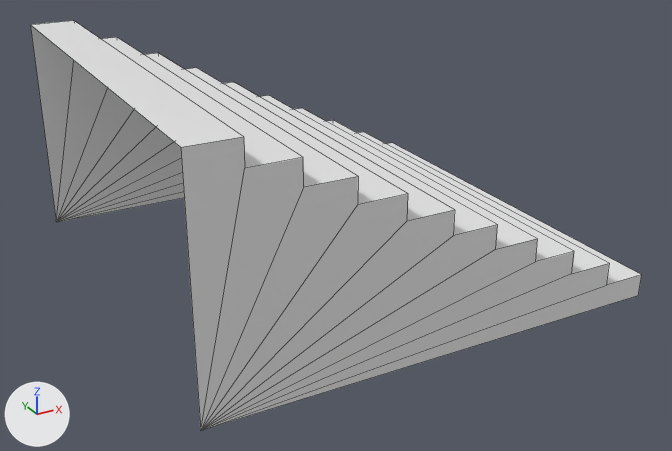
The FBX model Assets/Art/FBX/Environment/Slums/Floor/Enviornment_Floor_HalfStairs.fbx as it was, and as the next commit left it.
The view is the same before and after, from a camera (50 mm lens) standing at (-14.25, -12.43, 9.42) and looking at (-5.05, 4.3, 1.05). The axes (+X, +Y, +Z) are drawn at lower left. The lights are the same throughout. Mesh edges are drawn as thin lines. Where no turn or scale is listed for an object, it has been applied to the vertices.

Names of what the first picture shows: 'StairShort'.
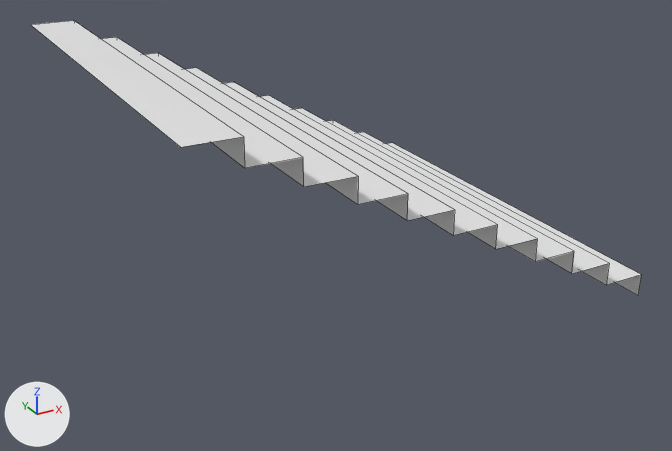
Where the newer file only moved an object's origin or applied its transform, the numbers keep the older frame.

Changed parts and their boxes (x1, y1, x2, y2) in the pictures (672 x 451 px):
'StairShort', reshaped (33% shorter)
    before: (31, 20, 641, 430)
    after: (32, 20, 641, 295)
part 1 of me_cube_004, deleted
    before: (181, 137, 641, 430)
part 2 of me_cube_004, deleted
    before: (31, 25, 184, 222)

The change in detail:
me_cube_004 is used by ob_stairshort; location (0.0, 0.0, 0.0).
me_cube_004 had 44 vertices, 40 faces and spanned x -10.0..0.0, y 0.0..10.0, z 0.0..5.0.
me_cube_004 now has 42 vertices, 20 faces and spans x -10.0..0.0, y 0.0..10.0, z 0.0..5.0.
Part 1, on me_cube_004:
1 vertex is removed from x -10.0, y 0.0, z 0.0.
10 faces are deleted.
Part 2, on me_cube_004:
1 vertex is removed from x -10.0, y 10.0, z 0.0.
10 faces are deleted.
